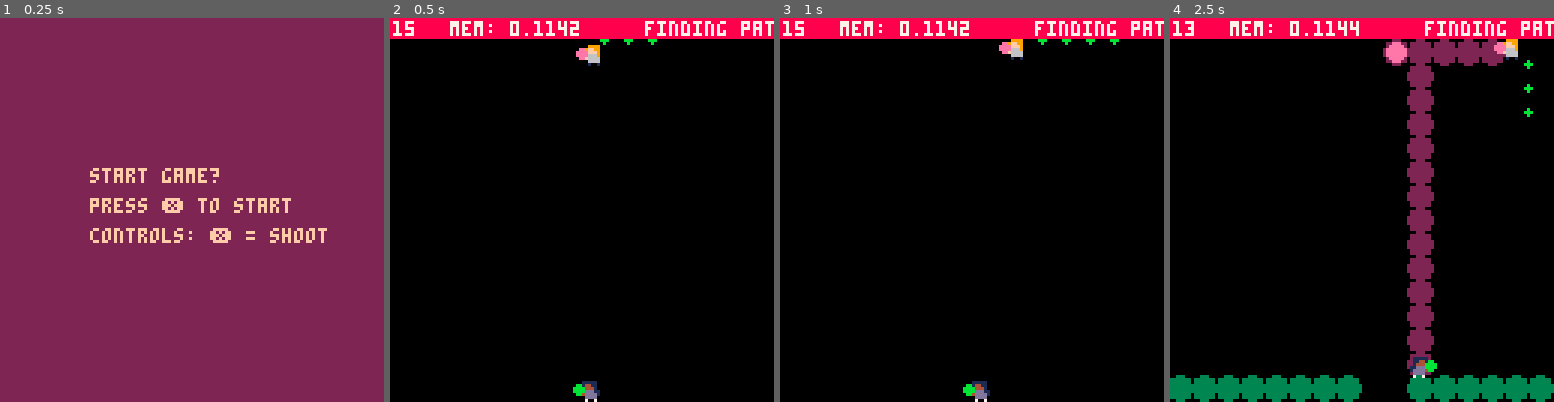
Above: before the commit, frames 1-4 (left to right).
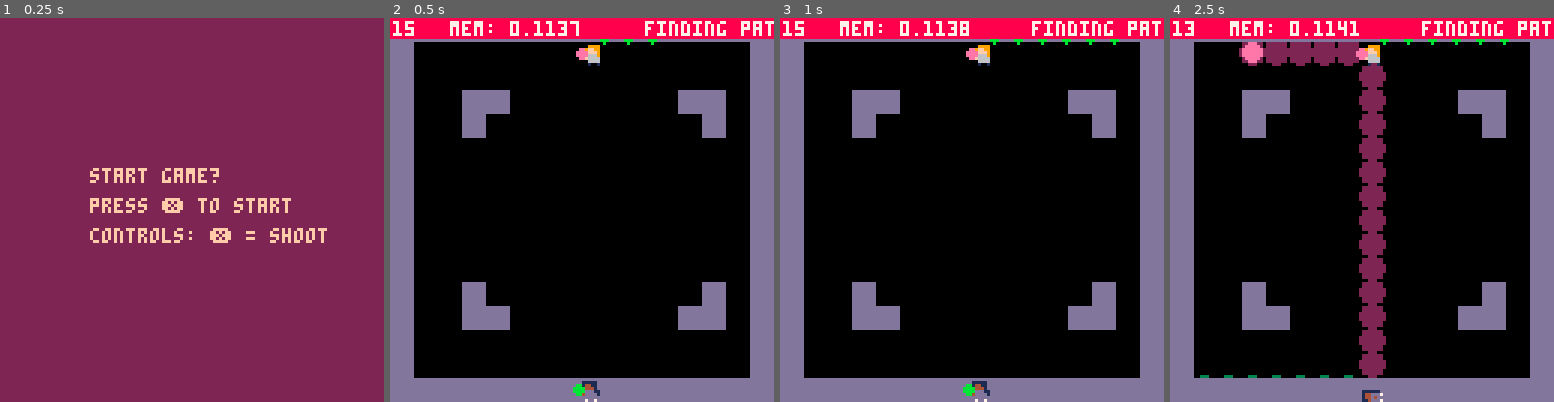
Above: after the commit, the same moments.

Repository: marcianoviereck/picogames
Game: PICO-8 cartridge pongpaint.p8
Same seed, same stepped clock (60 frames per second), same inputs: the game is played once before the commit and once after it.
Inputs:
- Up to frame 1 (0.25 s): no input
- Up to frame 2 (0.5 s): tap X (X key) at 0.33 s
- Up to frame 3 (1 s): no input
- Up to frame 4 (2.5 s): tap X (X key) at 1.07, 1.85 s; hold Right 1.6-2.1 s; hold Up 2.15-2.42 s; hold Right from 2.47 s (still down)

Frame 1 is identical in both runs. In frame 2, 22% of the frame differs, in the area x 0-100%, y 0-100%; in frame 3, 24%; in frame 4, 37%.

Commit message:
attempt to add walls

Diff:
--- a/pongpaint.p8
+++ b/pongpaint.p8
@@ -80,14 +80,8 @@
 			circfill(level_sprite.x, level_sprite.y, 4, level_sprite.c)
 		end
 
-		-- walls --
-
-		for i=1, #walls do
-			if walls[i].x and walls[i].y then
-				circfill(walls[i].x, walls[i].y, 1, 8)
-			end
-		end
-
+		-- render level..
+		map(0, 0, 0, 0, 16, 16)
 		-- for pathing debug ! --
 		for i=1, #enemy.actions.path do
 			local tile = enemy.actions.path[i]
@@ -204,12 +198,8 @@
 			local tile_x = x*tile_size-1
 			local tile_y = y*tile_size-1
 			local tile = {x=tile_x, y=tile_y, c=col,w=false}
+			local has_wall = mget(tile_x, tile_y) == 6
 			level_tiles[x..":"..y] = tile
-			local wall = nil
-			if walls[x..":"..y] ~= nil then
-				tile.w = true
-				walls[x..":"..y] = {x=tile_x,y=tile_y}
-			end
 			add(level_sprites, tile)
 		end
 	end
@@ -419,10 +409,10 @@
 					and character.c == enemy.c)
 					or (arrow.c == enemy.c
 					and character.c == player.c) then
-						if arrow.x > character.x - 8 and
-							arrow.x < character.x + 8 and
-							arrow.y > character.y - 8 and
-							arrow.y < character.y + 8 then
+						if arrow.x > character.x - 6 and
+							arrow.x < character.x + 6 and
+							arrow.y > character.y - 6  and
+							arrow.y < character.y + 6 then
 								character_hit(character)
 						end
 					end
@@ -434,11 +424,7 @@
 	end
 end
 -->8
--- level objects --
-walls={}
-walls["10:10"] = {}
-walls["20:20"] = {}
-walls["30:30"] = {}
+
 -->8
 -- enemy code --
 function update_enemy()
@@ -556,12 +542,13 @@
 
 	for x = current_tile_x - 1, current_tile_x + 2 do
 		for y = current_tile_y - 1, current_tile_y + 2 do
-			if x > 0 and x < map_size
-				and y > 0 and y < map_size then
+			if x > 1 and x < map_size - 1
+				and y > 1 and y < map_size - 1 then
+					local has_wall = mget(ceil(x/2),ceil(y/2)) == 6
 					local dist_x = target_tile_x - x
 					local dist_y = target_tile_y - y
 					local dist = calc_distance(dist_x, dist_y)
-					if dist < closest_dist then
+					if not has_wall and dist < closest_dist then
 						closest_dist = dist
 						closest_tile = level_tiles[x..":"..y]
 					end
@@ -575,14 +562,14 @@
  return sqrt((dist_x*dist_x) + (dist_y*dist_y))
 end
 __gfx__
-00000000000000000000000000000000000000000000000006611660000000001111111100000000000000000000000000000000000000000000000000000000
-01111100001111000111110000000000000000000000000060000006000100001111111101111100000000000000000000000000000000000000000000000000
-014411000011110001441100000bb000000bb0000000000000000000001110001111111101441100000000000000000000000000000000000000000000000000
-00444100041111000144410000bbbb0000bbbb000000000000000000000100001111111100444100000000000000000000000000000000000000000000000000
-00ddd1100d1111100dddd11000bbbb0000bbbb00011111100000000000010000111111113333d110000000000000000000000000000000000000000000000000
-04dddd1000d1111004dddd10000bb000000bb0000144ddd700000000000100001111111103d3dd10000000000000000000000000000000000000000000000000
-00dddd0000dddd0000dddd0000000000000000000144d4d000000000000000001111111100dddd00000000000000000000000000000000000000000000000000
-00700700007007000070070000000000000000000114ddd700000000000000001111111100700700000000000000000000000000000000000000000000000000
+000000000000000000000000000000000000000000000000dddddddd000000001111111100000000000000000000000000000000000000000000000000000000
+011111000011110001111100000000000000000000000000dddddddd000100001111111101111100000000000000000000000000000000000000000000000000
+014411000011110001441100000bb000000bb00000000000dddddddd001110001111111101441100000000000000000000000000000000000000000000000000
+00444100041111000144410000bbbb0000bbbb0000000000dddddddd000100001111111100444100000000000000000000000000000000000000000000000000
+00ddd1100d1111100dddd11000bbbb0000bbbb0001111110dddddddd00010000111111113333d110000000000000000000000000000000000000000000000000
+04dddd1000d1111004dddd10000bb000000bb0000144ddd7dddddddd000100001111111103d3dd10000000000000000000000000000000000000000000000000
+00dddd0000dddd0000dddd0000000000000000000144d4d0dddddddd000000001111111100dddd00000000000000000000000000000000000000000000000000
+00700700007007000070070000000000000000000114ddd7dddddddd000000001111111100700700000000000000000000000000000000000000000000000000
 00000000000000000000000000000000000000000000000006633660000000000000000005555500000000000000000000000000000000000000000000000000
 00999900009990000999900000000000000000000000000060000006000300000000000005555500000000000000000000000000000000000000000000000000
 09ff990000999900099f9900000ee000000ee0000000000000000000003330000000000005ff5500000000000000000000000000000000000000000000000000
@@ -722,18 +709,25 @@
 
 
 __map__
-0606060606060606060600000600000000000000000000000000000000000000000000000000000000000000000000000000000000000000000000000000000000000000000000000000000000000000000000000000000000000000000000000000000000000000000000000000000000000000000000000000000000000000
-0606060606060606060606060600060000000000000000000000000000000000000000000000000000000000000000000000000000000000000000000000000000000000000000000000000000000000000000000000000000000000000000000000000000000000000000000000000000000000000000000000000000000000
-0606060606060606060606060600060600000000000000000000000000000000000000000000000000000000000000000000000000000000000000000000000000000000000000000000000000000000000000000000000000000000000000000000000000000000000000000000000000000000000000000000000000000000
 0606060606060606060606060606060600000000000000000000000000000000000000000000000000000000000000000000000000000000000000000000000000000000000000000000000000000000000000000000000000000000000000000000000000000000000000000000000000000000000000000000000000000000
-0606060606060606060606060606060600000000000000000000000000000000000600000000000000000000000000000000000000000000000000000000000000000000000000000000000000000000000000000000000000000000000000000000000000000000000000000000000000000000000000000000000000000000
-0606060606060606060606060606060600000000000000000006060606060606060006000000000000000000000000000000000000000000000000000000000000000000000000000000000000000000000000000000000000000000000000000000000000000000000000000000000000000000000000000000000000000000
-0606060600000606060600060600000000000000000000000000000000000006060600000000000000000000000000000000000000000000000000000000000000000000000000000000000000000000000000000000000000000000000000000000000000000000000000000000000000000000000000000000000000000000
-0000000000000606060000060600060000000000000000000000000000000000000000000000000000000000000000000000000000000000000000000000000000000000000000000000000000000000000000000000000000000000000000000000000000000000000000000000000000000000000000000000000000000000
-0000000000000600000000000000060600000000000000000000000000000000000000000000000000000000000000000000000000000000000000000000000000000000000000000000000000000000000000000000000000000000000000000000000000000000000000000000000000000000000000000000000000000000
-…(6 lines of a section not shown)…
+0600000000000000000000000000000600000000000000000000000000000000000000000000000000000000000000000000000000000000000000000000000000000000000000000000000000000000000000000000000000000000000000000000000000000000000000000000000000000000000000000000000000000000
+0600000000000000000000000000000600000000000000000000000000000000000000000000000000000000000000000000000000000000000000000000000000000000000000000000000000000000000000000000000000000000000000000000000000000000000000000000000000000000000000000000000000000000
+0600000606000000000000000606000600000000000000000000000000000000000000000000000000000000000000000000000000000000000000000000000000000000000000000000000000000000000000000000000000000000000000000000000000000000000000000000000000000000000000000000000000000000
+0600000600000000000000000006000600000000000000000000000000000000000000000000000000000000000000000000000000000000000000000000000000000000000000000000000000000000000000000000000000000000000000000000000000000000000000000000000000000000000000000000000000000000
+0600000000000000000000000000000600000000000000000000000000000000000000000000000000000000000000000000000000000000000000000000000000000000000000000000000000000000000000000000000000000000000000000000000000000000000000000000000000000000000000000000000000000000
+0600000000000000000000000000000600000000000000000000000000000000000000000000000000000000000000000000000000000000000000000000000000000000000000000000000000000000000000000000000000000000000000000000000000000000000000000000000000000000000000000000000000000000
+0600000000000000000000000000000600000000000000000000000000000000000000000000000000000000000000000000000000000000000000000000000000000000000000000000000000000000000000000000000000000000000000000000000000000000000000000000000000000000000000000000000000000000
+0600000000000000000000000000000600000000000000000000000000000000000000000000000000000000000000000000000000000000000000000000000000000000000000000000000000000000000000000000000000000000000000000000000000000000000000000000000000000000000000000000000000000000
+0600000000000000000000000000000600000000000000000000000000000000000000000000000000000000000000000000000000000000000000000000000000000000000000000000000000000000000000000000000000000000000000000000000000000000000000000000000000000000000000000000000000000000
+0600000000000000000000000000000600000000000000000000000000000000000000000000000000000000000000000000000000000000000000000000000000000000000000000000000000000000000000000000000000000000000000000000000000000000000000000000000000000000000000000000000000000000
+0600000600000000000000000006000600000000000000000000000000000000000000000000000000000000000000000000000000000000000000000000000000000000000000000000000000000000000000000000000000000000000000000000000000000000000000000000000000000000000000000000000000000000
+0600000606000000000000000606000600000000000000000000000000000000000000000000000000000000000000000000000000000000000000000000000000000000000000000000000000000000000000000000000000000000000000000000000000000000000000000000000000000000000000000000000000000000
+0600000000000000000000000000000600000000000000000000000000000000000000000000000000000000000000000000000000000000000000000000000000000000000000000000000000000000000000000000000000000000000000000000000000000000000000000000000000000000000000000000000000000000
+0600000000000000000000000000000600000000000000000000000000000000000000000000000000000000000000000000000000000000000000000000000000000000000000000000000000000000000000000000000000000000000000000000000000000000000000000000000000000000000000000000000000000000
+0606060606060606060606060606060600000000000000000000000000000000000000000000000000000000000000000000000000000000000000000000000000000000000000000000000000000000000000000000000000000000000000000000000000000000000000000000000000000000000000000000000000000000
+…(6 lines of a section not shown)…
